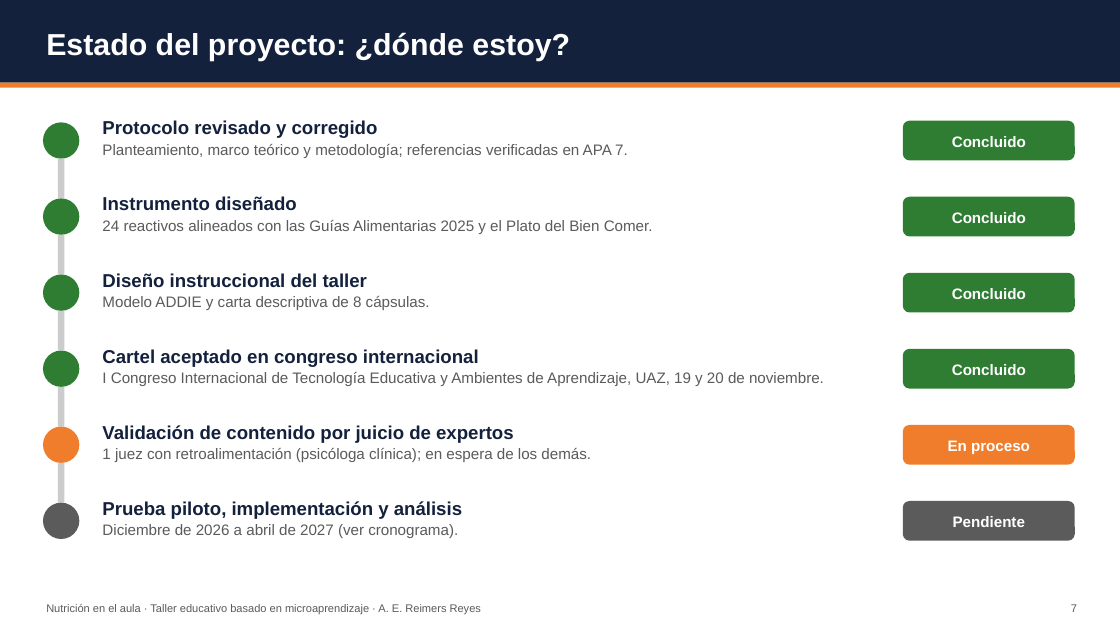
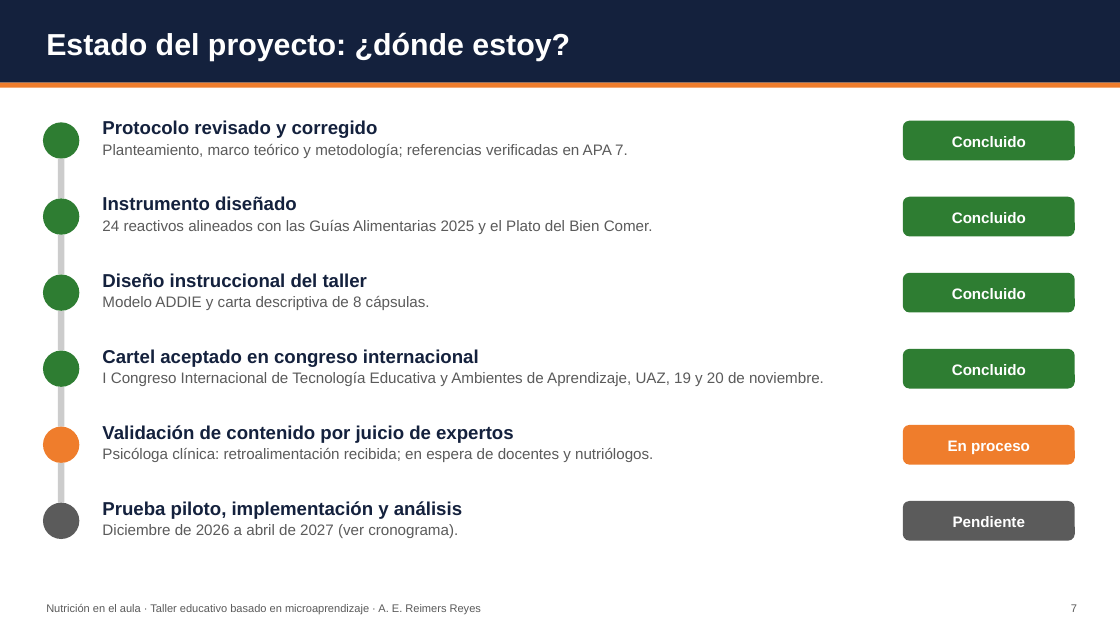
Before and after one commit to dreimers178/Finanzas, a slide deck: slide 7 of protocolo-MTIE/actividad4/Actividad4_Presentacion_avances_Reimers.pptx. Drawn at 1120x630 pixels with LibreOffice and Linux fonts; fonts in the diff are those of the drawing. Boxes give left, top, right and bottom in pixels: in the first picture for what was removed or moved away, otherwise in the second. Text is boxed around its words. In the diff, an @@ line names an element or a change of style, - is before the commit and + after.

```diff
--- a/protocolo-MTIE/actividad4/Actividad4_Presentacion_avances_Reimers.pptx
+++ b/protocolo-MTIE/actividad4/Actividad4_Presentacion_avances_Reimers.pptx
@@ text at (x1=102, y1=448, x2=653, y2=462): text changed @@
-1 juez con retroalimentación (psicóloga clínica); en espera de los demás.
+Psicóloga clínica: retroalimentación recibida; en espera de docentes y nutriólogos.
```
Also in this commit, not shown: 1 other slide changed, 2 other files.
